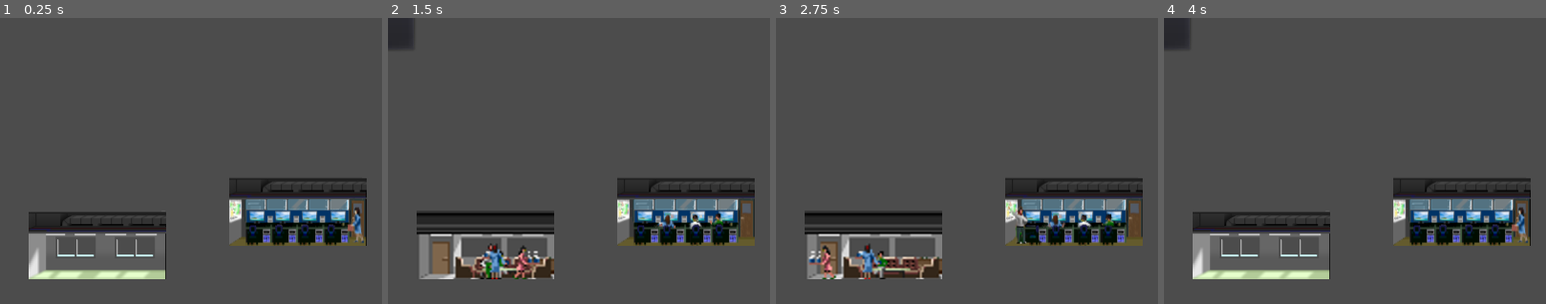
Above: before the commit, frames 1-4 (left to right).
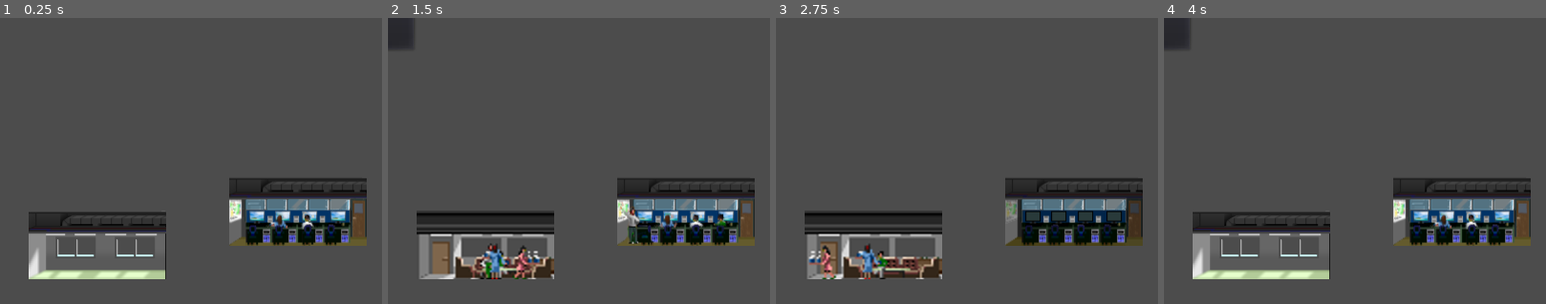
Above: after the commit, the same moments.

Repository: tonytins/skyscraperrising
Game: Godot game, scene res://src/world.tscn
The game is run twice, just before and just after one commit, with the same random seed, the same clock (stepped at 60 frames per second) and the same inputs.
Inputs:
- Up to frame 1 (0.25 s): no input
- Up to frame 2 (1.5 s): click "Elecoms HQ." at 0.5 s; click "Game Speed" at 1.25 s
- Up to frame 3 (2.75 s): click "Disasters" at 2 s
- Up to frame 4 (4 s): click "Elecoms HQ." at 2.75 s; click "Game Speed" at 3.5 s
The pictures show only the part of the screen within x 21-71%, y 10-60%; the shares and areas given below are measured in that part.

The runs differ from the first frame. In frame 1, 0.8% of the frame differs, in the area x 70-96%, y 61-80%; in frame 2, 0.7%; in frame 3, 2.4%, in the area x 60-96%, y 62-80%; in frame 4, 0.8%.

Commit message:
Moved signals to GameEvent loader

Diff:
--- a/project/assets/office.tscn
+++ b/project/assets/office.tscn
@@ -36,5 +36,5 @@
 [node name="RoomAnime" type="AnimatedSprite" parent="."]
 frames = SubResource( 1 )
 animation = "v1"
-frame = 2
+frame = 4
 playing = true
--- a/project/project.godot
+++ b/project/project.godot
@@ -22,6 +22,7 @@
 [autoload]
 
 GameData="*res://src/autoload/gamedata.gd"
+GameEvent="*res://src/autoload/gameevent.gd"
 
 [display]
 
--- a/project/src/autoload/gamedata.gd
+++ b/project/src/autoload/gamedata.gd
@@ -6,10 +6,6 @@
 var prev_quarter: int
 var quarter: int = 1
 var population: int = 0
-var news: String
+var news_ticker: String
 
 enum GameSpeed { SLOW, MEDIUM, FAST }
-
-signal quarter_income
-signal one_time_income
-signal pay_expense
--- /dev/null
+++ b/project/src/autoload/gameevent.gd
@@ -0,0 +1,5 @@
+extends Node
+
+signal quarter_income
+signal one_time_income
+signal pay_expense
--- a/project/src/room.gd
+++ b/project/src/room.gd
@@ -20,9 +20,9 @@
 
 func _ready():
 
-	GameData.connect("quarter_income", self, "_get_quarter_income")
-	GameData.connect("one_time_income", self, "_get_one_time_income")
-	GameData.connect("pay_expense", self, "_get_expense")
+	GameEvent.connect("quarter_income", self, "_get_quarter_income")
+	GameEvent.connect("one_time_income", self, "_get_one_time_income")
+	GameEvent.connect("pay_expense", self, "_get_expense")
 
 	# Once placed in-world, it'll substract from your budget
 	if GameData.budget >= room_cost:
--- a/project/src/world.gd
+++ b/project/src/world.gd
@@ -5,10 +5,10 @@
 	if GameData.prev_quarter == 4:
 		GameData.quarter = 1
 		GameData.year += 1
-		GameData.emit_signal("one_time_income")
-		GameData.emit_signal("pay_expense")
+		GameEvent.emit_signal("one_time_income")
+		GameEvent.emit_signal("pay_expense")
 	else:
-		GameData.emit_signal("quarter_income")
+		GameEvent.emit_signal("quarter_income")
 		GameData.quarter += 1
 
 	GameData.prev_quarter = GameData.quarter
